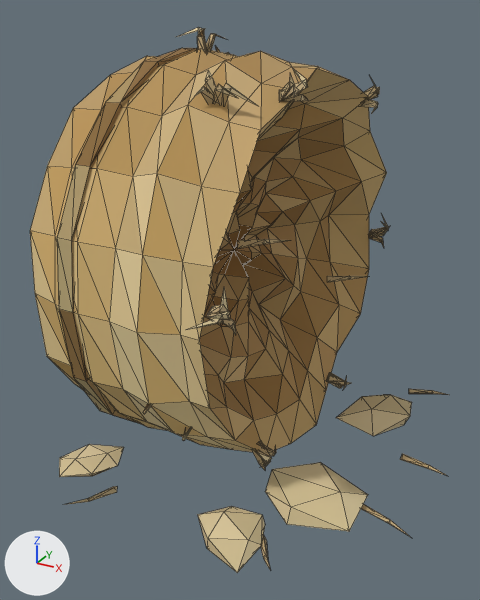
Two versions of the glTF model examples/generated/hf-wave2/haystack-used.glb, one commit apart.
One viewpoint serves both versions: a camera (50 mm lens) standing at (0.91, -2.05, 1.53) and looking at (-0.14, -0.15, 0.58). Every picture has the same lights, and +X, +Y and +Z are marked at lower left. The first picture is the older version. Mesh edges are drawn as thin lines. Where no turn or scale is listed for an object, it has been applied to the vertices. Vertices at exactly the same position are counted once.

In view in the first picture: 'bale', 'loose_straw', 'twine'.
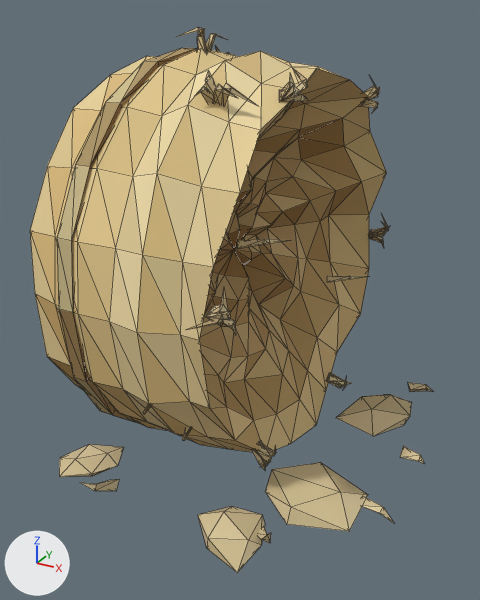
Patch to the scene script:
```diff
--- a/examples/generated/hf-wave2/haystack-used.glb.py
+++ b/examples/generated/hf-wave2/haystack-used.glb.py
@@ me_mesh_0 @@
 me_mesh_0.from_pydata(...)  # 382 vertices, 760 faces; spans x -0.606..0.119, y -0.733..0.728, z 0.0..1.405
 # used by ob_bale; location = (0.0, 0.0, 0.0)
+# me_mesh_0 part 1: 736 kept faces spanning x -0.606..0.119, y -0.733..0.728, z 0.0..1.405 get new vertex colours
 me_mesh_0.materials.append(mat_hf_wave2_straw)
@@ me_mesh_1 @@
 me_mesh_1.from_pydata(...)  # 94 vertices, 138 faces; spans x -0.447..-0.054, y -0.723..0.729, z 0.009..1.404
 # used by ob_twine; location = (0.0, 0.0, 0.0)
-me_mesh_1.vertices[1].co = (-0.393, 0.0, 1.404)  # pixel (196, 48)
-me_mesh_1.vertices[2].co = (-0.393, -0.227, 1.374)  # pixel (157, 61)
+# me_mesh_1 part 2
+me_mesh_1.vertices[1].co = (-0.393, -0.227, 1.374)  # pixel (157, 61)
+me_mesh_1.vertices[2].co = (-0.393, 0.0, 1.404)  # pixel (196, 48)
+# me_mesh_1 part 3: 122 kept faces spanning x -0.447..-0.054, y -0.723..0.729, z 0.009..1.404 get new vertex colours
 me_mesh_1.materials.append(mat_hf_wave2_straw)
@@ me_mesh_2 @@
 # used by ob_loose_straw; location = (0.0, 0.0, 0.0)
-me_mesh_2.from_pydata(...)  # 384 vertices, 512 faces; spans x -0.8..0.64, y -0.82..0.76, z 0.0..1.47
+me_mesh_2.from_pydata(...)  # 384 vertices, 518 faces; spans x -0.74..0.56, y -0.8..0.76, z 0.0..1.47
+# me_mesh_2 part 4: the loose piece of 7 vertices spanning x 0.19..0.3, y -0.77..-0.61, z 0.02..0.07 is deleted
+# me_mesh_2 part 5: the loose piece of 7 vertices spanning x -0.43..-0.33, y -0.82..-0.65, z 0.02..0.04 is deleted
+# me_mesh_2 part 6: the loose piece of 7 vertices spanning x 0.42..0.6, y -0.37..-0.33, z 0.0..0.04 is deleted
+# me_mesh_2 part 7: the loose piece of 7 vertices spanning x 0.46..0.64, y -0.07..-0.01, z 0.02..0.05 is deleted
+# me_mesh_2 part 8: the loose piece of 7 vertices spanning x 0.35..0.51, y 0.43..0.54, z 0.0..0.04 is deleted
+# me_mesh_2 part 9: 14 vertices added at x 0.41..0.56, y -0.37..0.0, z 0.02..0.08
+# me_mesh_2 part 10: 7 vertices added at x 0.35..0.45, y 0.42..0.52, z 0.01..0.06
+# me_mesh_2 part 11: 7 vertices added at x 0.18..0.26, y -0.69..-0.61, z 0.02..0.13
+# me_mesh_2 part 12: 7 vertices added at x -0.43..-0.33, y -0.74..-0.65, z 0.03..0.08
+# me_mesh_2 part 13: 367 kept faces spanning x -0.57..0.14, y -0.8..0.76, z 0.04..1.47 get new vertex colours; the middle colour goes from beige #cbb68b to beige #ccb78c
+# other edits to the shape of me_mesh_2 do not show in these pictures
 me_mesh_2.materials.append(mat_hf_wave2_straw)
```

Pixel boxes [x1, y1, x2, y2] of what changed, in the pictures (480 x 600 px; the box of a moved part takes in the faces that stretch with it):
'loose_straw', reshaped
    before: [59, 27, 449, 573]
    after: [59, 27, 434, 573]
part 1 of me_mesh_0, recoloured
    both: [30, 49, 369, 452]
part 2 of me_mesh_1, moved or reshaped
    both: [120, 48, 198, 103]
part 3 of me_mesh_1, recoloured
    both: [57, 48, 196, 441]
part 4 of me_mesh_2, deleted
    before: [261, 534, 270, 569]
part 5 of me_mesh_2, deleted
    before: [65, 486, 117, 505]
part 6 of me_mesh_2, deleted
    before: [361, 504, 410, 537]
part 7 of me_mesh_2, deleted
    before: [400, 454, 446, 475]
part 8 of me_mesh_2, deleted
    before: [409, 389, 449, 395]
part 9 of me_mesh_2, added
    after: [362, 446, 425, 523]
part 10 of me_mesh_2, added
    after: [408, 382, 434, 392]
part 11 of me_mesh_2, added
    after: [258, 527, 271, 543]
part 12 of me_mesh_2, added
    after: [81, 479, 119, 491]
part 13 of me_mesh_2, recoloured
    both: [180, 27, 383, 465]
